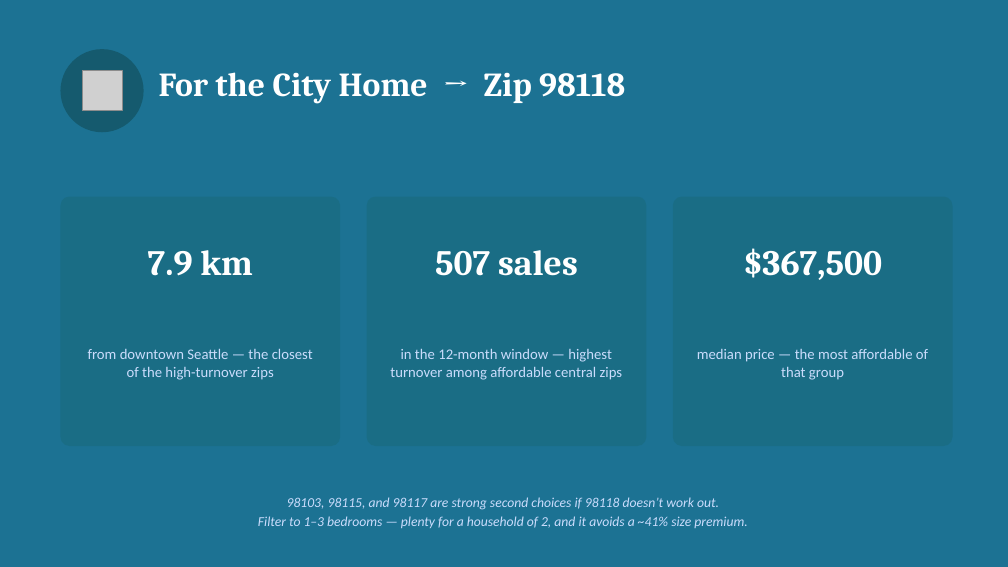
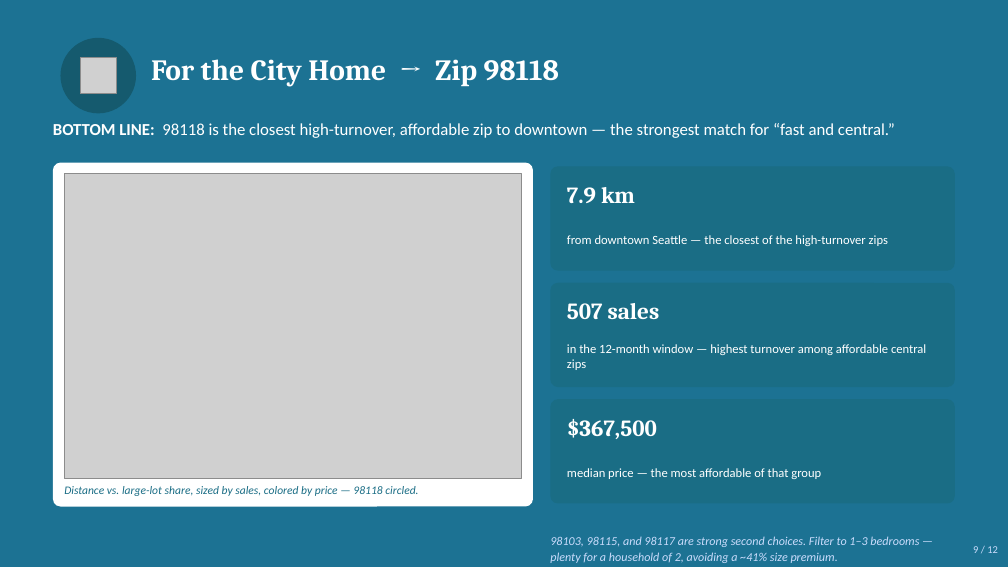
Before and after one commit to jolennd/ds-eda-project, a slide deck: slide 9 of presentation.pptx (slide 8 before the commit). Drawn at 1008x567 pixels with LibreOffice and Linux fonts; fonts in the diff are those of the drawing; grey boxes stand for pictures. Boxes give left, top, right and bottom in pixels: in the first picture for what was removed or moved away, otherwise in the second. Text is boxed around its words. In the diff, an @@ line names an element or a change of style, - is before the commit and + after.

Commit message:
Redesign presentation deck: slide numbers, business question slide, numbered hypotheses, takeaway-first layout, zip bubble charts on recommendation slides, consistent chart colors, accessibility fix, larger fonts, Final Recommendations recap

```diff
--- a/presentation.pptx
+++ b/presentation.pptx
@@ ellipse: place and size @@
-ellipse at (60, 49, 144, 132)
+ellipse at (60, 38, 136, 113)
@@ picture: place and size @@
-picture at (82, 71, 123, 111)
+picture at (80, 57, 116, 94)
@@ text "For the City Home → ...": place and size @@
-text "For the City Home → ..." at (159, 72, 625, 104)
+text "For the City Home → ..." at (151, 59, 559, 86)
@@ text "For the City Home → ..." at (151, 59, 559, 86): size 32 to 28 pt @@
@@ text added at (53, 123, 895, 138), 16 pt, text #FFFFFF @@
+BOTTOM LINE: 98118 is the closest high-turnover, affordable zip to downtown — the strongest match for “fast and central.”
@@ rounded rectangle added at (53, 163, 533, 507), fill #FFFFFF @@
@@ picture added at (64, 174, 522, 479) @@
@@ rounded rectangle added at (551, 166, 955, 271), fill #1A6D85 @@
@@ text "7.9 km": place and size @@
-text "7.9 km" at (148, 250, 253, 276)
+text "7.9 km" at (567, 187, 635, 203)
@@ rounded rectangle removed at (60, 197, 340, 446) @@
@@ rounded rectangle removed at (367, 197, 647, 446) @@
@@ text "from downtown Seattle — the ...": place and size @@
-text "from downtown Seattle — the ..." at (88, 349, 313, 380)
+text "from downtown Seattle — the ..." at (567, 235, 888, 246)
@@ rounded rectangle: place and size @@
-rounded rectangle at (673, 197, 953, 446)
+rounded rectangle at (551, 283, 955, 387)
@@ rounded rectangle at (551, 283, 955, 387): proportions changed @@
@@ text "507 sales": place and size @@
-text "507 sales" at (435, 250, 578, 276)
+text "507 sales" at (567, 303, 660, 319)
@@ text "in the 12-month window — ...": place and size @@
-text "in the 12-month window — ..." at (390, 349, 623, 380)
+text "in the 12-month window — ..." at (567, 344, 926, 370)
@@ rounded rectangle added at (551, 399, 955, 504), fill #1A6D85 @@
@@ size 34 to 22 pt; alignment centre to left in 3 elements at (567, 303, 660, 319), (567, 187, 635, 203), (567, 419, 657, 439) @@
@@ text "$367,500": place and size @@
-text "$367,500" at (743, 248, 882, 280)
+text "$367,500" at (567, 419, 657, 439)
@@ size 14 to 12 pt, text colour #CADCFC to #FFFFFF; alignment centre to left in 3 elements at (567, 344, 926, 370), (567, 235, 888, 246), (567, 468, 821, 479) @@
@@ text "median price — the most ...": place and size @@
-text "median price — the most ..." at (697, 349, 928, 380)
+text "median price — the most ..." at (567, 468, 821, 479)
@@ text added at (64, 486, 418, 496), 11 pt, text #1A6D85, italic @@
+Distance vs. large-lot share, sized by sales, colored by price — 98118 circled.
@@ text at (550, 536, 919, 563): text changed; size 13 to 11.5 pt @@
-98103, 98115, and 98117 are strong second choices if 98118 doesn’t work out.
-Filter to 1–3 bedrooms — plenty for a household of 2, and it avoids a ~41% size premium.
+98103, 98115, and 98117 are strong second choices. Filter to 1–3 bedrooms — plenty for a household of 2, avoiding a ~41% size premium.
@@ text added at (973, 546, 998, 553), 10 pt, text #CADCFC @@
+9 / 12
```
Also in this commit, not shown: 8 other slides changed, 3 slides added, 1 slide removed, 2 other files.
